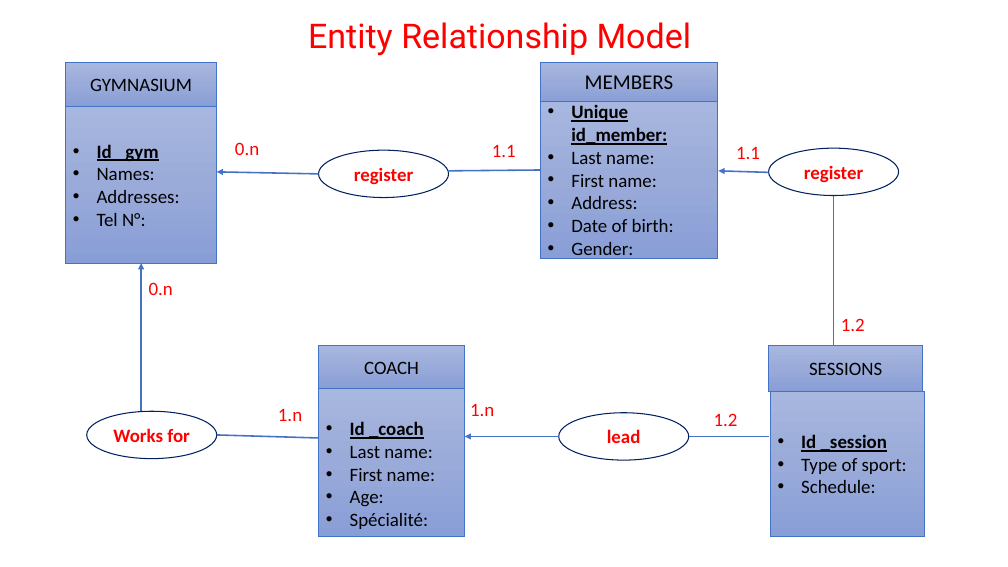
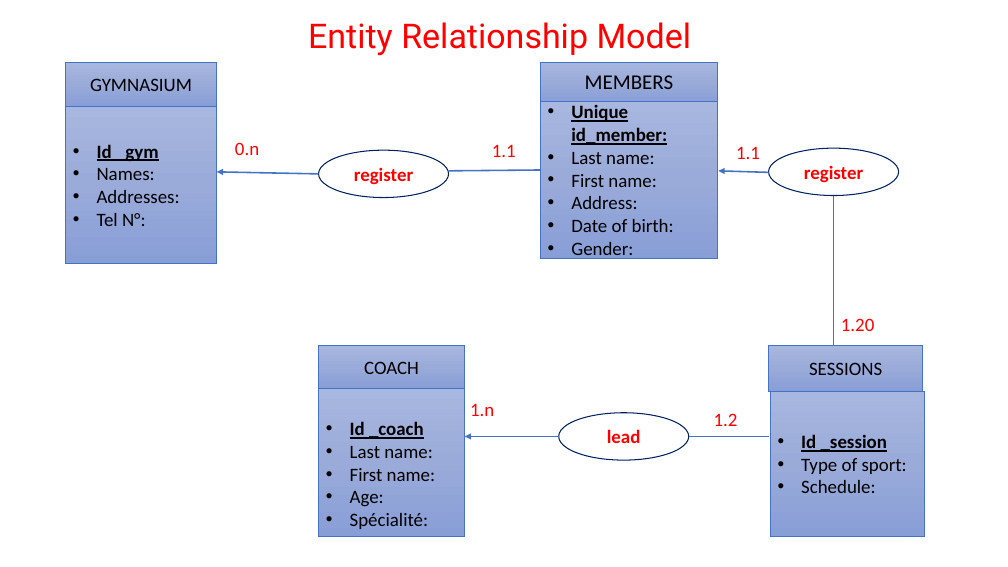
Before and after one commit to rimelJB/entity-relational-model, a slide deck: slide 1 of Entity Relationship Model GYM.pptx. Drawn at 1008x567 pixels with LibreOffice and Linux fonts; fonts in the diff are those of the drawing. Boxes give left, top, right and bottom in pixels: in the first picture for what was removed or moved away, otherwise in the second. Text is boxed around its words. In the diff, an @@ line names an element or a change of style, - is before the commit and + after.

Commit message:
1st

```diff
--- a/Entity Relationship Model GYM.pptx
+++ b/Entity Relationship Model GYM.pptx
@@ arrow removed from (141, 411) to (141, 263) @@
@@ text removed at (149, 282, 173, 295) @@
-0.n
@@ text at (841, 318, 874, 331): text changed @@
-1.2
+1.20
@@ ellipse removed at (87, 411, 217, 459) @@
-Works for
@@ text removed at (278, 408, 302, 421) @@
-1.n
@@ line removed from (217, 435) to (318, 438) @@
```
